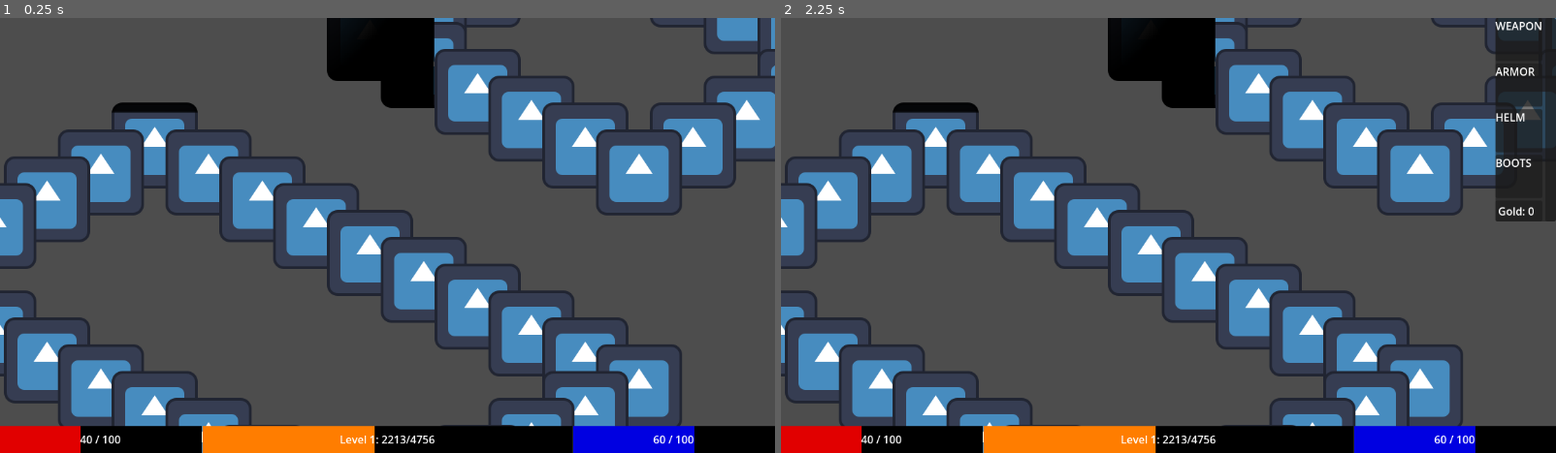
Above: before the commit, frames 1-2 (left to right).
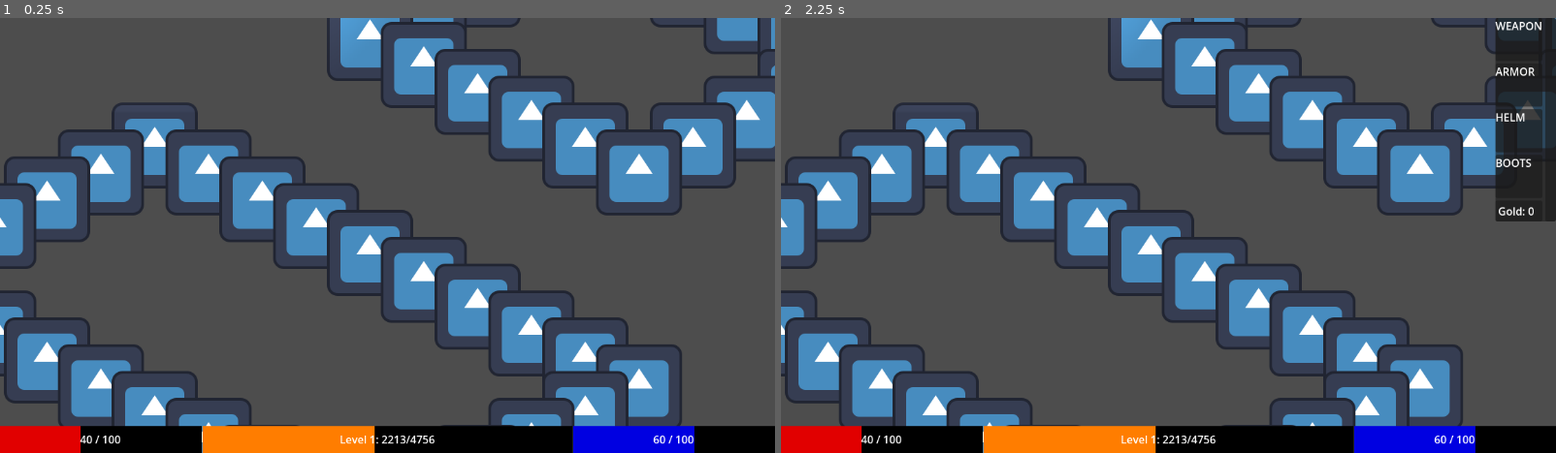
Above: after the commit, the same moments.

Repository: PietPadda/Godot_2D_ARPG
Game: Godot game, scene res://scenes/levels/town.tscn
Same seed, same stepped clock (60 frames per second), same inputs: the game is played once before the commit and once after it. This scene is started directly instead of the project's main scene. The engine's default icon, where the game draws it, is replaced by a stand-in: a white triangle on a blue panel in a dark square.
Inputs (mouse positions are in pixels of both pictures, inside the frame that each line leads up to):
- Up to frame 1 (0.25 s): no input
- Up to frame 2 (2.25 s): tap Enter at 0.5, 2 s; move the mouse to (1129, 322) at 0.52 s; hold E (interact) 0.53-1.28 s; click (1129, 322) at 0.67 s; tap Space at 1.25 s; move the mouse to (1401, 300) at 1.27 s; click (1401, 300) at 1.35 s; move the mouse to (936, 170) at 2.02 s; tap I (toggle_character_sheet) at 2.1 s; click (936, 170) at 2.17 s

The runs differ from the first frame. In frame 1, 2.7% of the frame differs, in the area x 14-57%, y 0-22%; in frame 2, 2.7%.
Error in both runs: Invalid assignment of property or key 'tile_map_layer' with value of type 'TileMapLayer' on a base object of type 'Node (GridManager)'. (res://scripts/levels/t…

Commit message:
feat(visibility): implement raycasting for hiding obfuscated enemies

Diff:
--- a/assets/tilesets/dungeon_tileset.tres
+++ b/assets/tilesets/dungeon_tileset.tres
@@ -7,6 +7,7 @@
 texture = ExtResource("1_cqqpv")
 texture_region_size = Vector2i(128, 128)
 0:0/0 = 0
+0:0/0/physics_layer_0/polygon_0/points = PackedVector2Array(-80, 0, 0, 40, 80, 0, 0, -40)
 
 [sub_resource type="TileSetAtlasSource" id="TileSetAtlasSource_yct7i"]
 texture = ExtResource("2_6qcrk")
@@ -18,7 +19,7 @@
 tile_shape = 1
 tile_layout = 5
 tile_size = Vector2i(160, 80)
-physics_layer_0/collision_layer = 1
+physics_layer_0/collision_layer = 32
 physics_layer_0/collision_mask = 0
 custom_data_layer_0/name = "is_walkable"
 custom_data_layer_0/type = 1
--- a/project.godot
+++ b/project.godot
@@ -83,6 +83,7 @@
 2d_physics/layer_3="player"
 2d_physics/layer_4="loot"
 2d_physics/layer_5="interactables"
+2d_physics/layer_6="walls"
 
 [rendering]
 
--- a/scenes/enemies/skeleton.tscn
+++ b/scenes/enemies/skeleton.tscn
@@ -150,7 +150,8 @@
 [node name="MultiplayerSynchronizer" type="MultiplayerSynchronizer" parent="."]
 replication_config = SubResource("SceneReplicationConfig_f0dbl")
 
-[node name="VisibleOnScreenNotifier2D" type="VisibleOnScreenNotifier2D" parent="."]
-rect = Rect2(-64, -64, 128, 128)
+[node name="RayCast2D" type="RayCast2D" parent="."]
+target_position = Vector2(0, 0)
+collision_mask = 32
 
 [connection signal="body_entered" from="AggroRadius" to="." method="_on_aggro_radius_body_entered"]
--- a/scenes/player/player.tscn
+++ b/scenes/player/player.tscn
@@ -262,7 +262,6 @@
 [node name="PointLight2D" type="PointLight2D" parent="."]
 position = Vector2(0, -1)
 scale = Vector2(5.5, 5.5)
-blend_mode = 2
 range_item_cull_mask = 3
 shadow_enabled = true
 shadow_item_cull_mask = 2
--- a/scripts/enemies/skeleton.gd
+++ b/scripts/enemies/skeleton.gd
@@ -5,22 +5,21 @@
 @onready var stats_component: StatsComponent = $StatsComponent
 @onready var loot_component: LootComponent = $LootComponent
 @onready var health_bar = $HealthBar
+@onready var raycast: RayCast2D = $RayCast2D
 
-# Get a reference to the new notifier node.
-@onready var visibility_notifier: VisibleOnScreenNotifier2D = $VisibleOnScreenNotifier2D
+# We need a reference to the player. We'll get it from the chase state.
+var current_target: Node2D
 
 func _ready() -> void:
 	# connect signals to functions
 	stats_component.died.connect(_on_death)
 
-	# Connect the notifier's signals to our show/hide methods.
-	visibility_notifier.screen_entered.connect(show)
-	visibility_notifier.screen_exited.connect(hide)
-
 func _on_aggro_radius_body_entered(body: Node2D) -> void:
 	# Don't re-aggro if we're already chasing or attacking.
 	if state_machine.current_state.name != "Idle":
 		return
+
+	current_target = body # Store the target here.
 
 	# Get the Chase state, give it the player as a target, and change state.
 	var chase_state = state_machine.states["chase"] # set state var
@@ -37,6 +36,25 @@
 		var max_val = stats_component.stats_data.max_health
 		health_bar.update_health(current, max_val)
 		health_bar.visible = (current < max_val)
+
+	 # Line-of-sight logic
+	if is_instance_valid(current_target):
+		# Point the ray from our position to the target's position.
+		raycast.target_position = current_target.global_position - global_position
+
+		# Force the ray to update its collision status immediately.
+		raycast.force_raycast_update()
+
+		# Check the result.
+		if raycast.is_colliding():
+			# The ray hit a wall before it hit the player. Hide.
+			hide()
+		else:
+			# The path is clear. Show.
+			show()
+	else:
+		# If we have no target, we should be hidden by default.
+		hide()
 
 # This function is called when our own StatsComponent emits the "died" signal.
 func _on_death(attacker_id: int) -> void:
